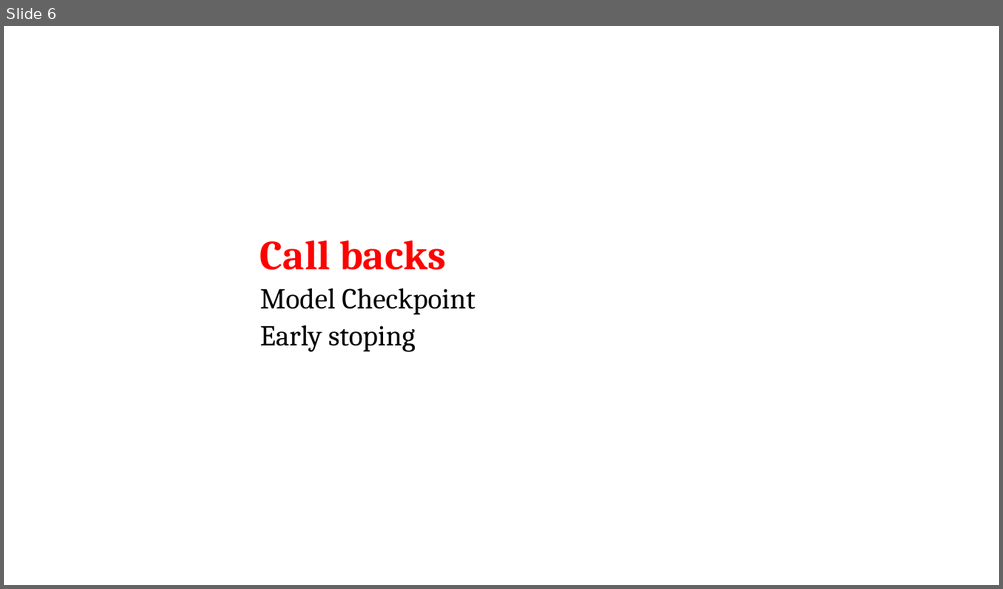
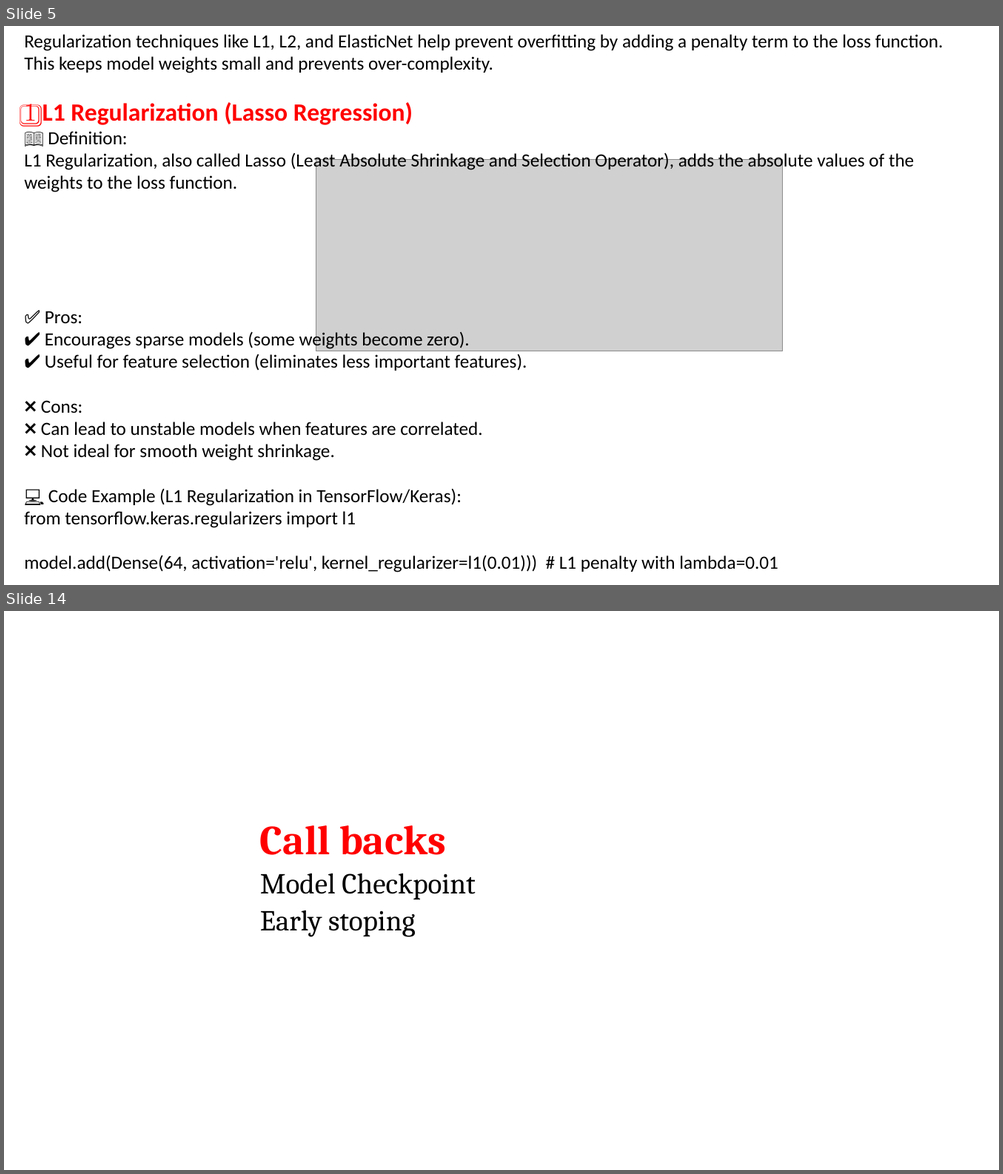
Before and after one commit to shahil04/ds_materials, a slide deck: 9.Deep_learning/class_4_module_9_deep learning_Regularization,CallBacks_drouput_batchNormalization_Weight_hyper_parameter.pptx. Shown one above the other, each under a label of ours: slide 6 before the commit, slides 5 and 14 after it; the slides between them are not shown. The pictures are 1003x589 and 1003x1174 pixels, drawn with LibreOffice and Linux fonts; fonts in the diff are those of the drawing; grey boxes stand for pictures. Boxes give left, top, right and bottom in pixels: in the first picture for what was removed or moved away, otherwise in the second. Text is boxed around its words. In the diff, an @@ line names an element or a change of style, - is before the commit and + after.

```diff
--- a/9.Deep_learning/class_4_module_9_deep learning_Regularization,CallBacks_drouput_batchNormalization_Weight_hyper_parameter.pptx
+++ b/9.Deep_learning/class_4_module_9_deep learning_Regularization,CallBacks_drouput_batchNormalization_Weight_hyper_parameter.pptx
@@ slide 5 added at bbox=[4, 26, 999, 585], background #FFFFFF @@
@@ text added at bbox=[24, 34, 943, 573], 18 pt, text #000000 @@
+Regularization techniques like L1, L2, and ElasticNet help prevent overfitting by adding a penalty term to the loss function. This keeps model weights small and prevents over-complexity.
+1️⃣ L1 Regularization (Lasso Regression)
+📖 Definition:
+L1 Regularization, also called Lasso (Least Absolute Shrinkage and Selection Operator), adds the absolute values of the weights to the loss function.
+✅ Pros:
+✔ Encourages sparse models (some weights become zero).
+✔ Useful for feature selection (eliminates less important features).
+❌ Cons:
+❌ Can lead to unstable models when features are correlated.
+❌ Not ideal for smooth weight shrinkage.
+💻 Code Example (L1 Regularization in TensorFlow/Keras):
+from tensorflow.keras.regularizers import l1
+model.add(Dense(64, activation='relu', kernel_regularizer=l1(0.01))) # L1 penalty with lambda=0.01
@@ picture added at bbox=[316, 159, 782, 352] @@
@@ what was slide 6 is now slide 14 @@
```
Also in this commit, not shown: 3 slides changed, 9 other slides added, 2 slides removed, 26 other files.
